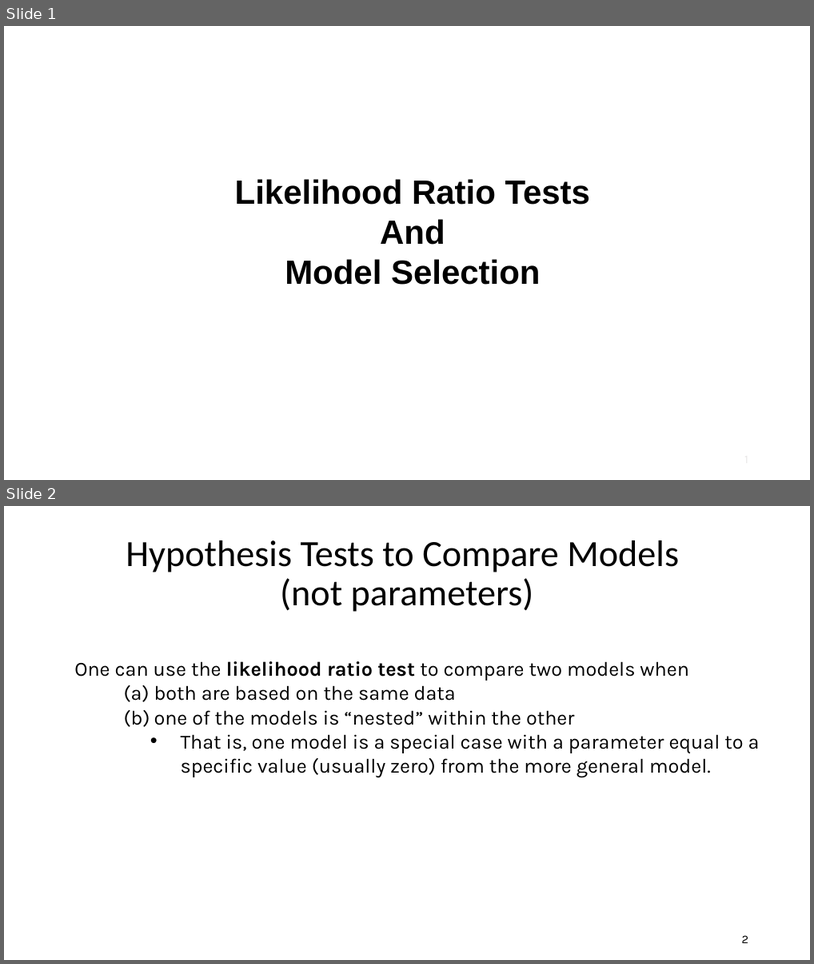
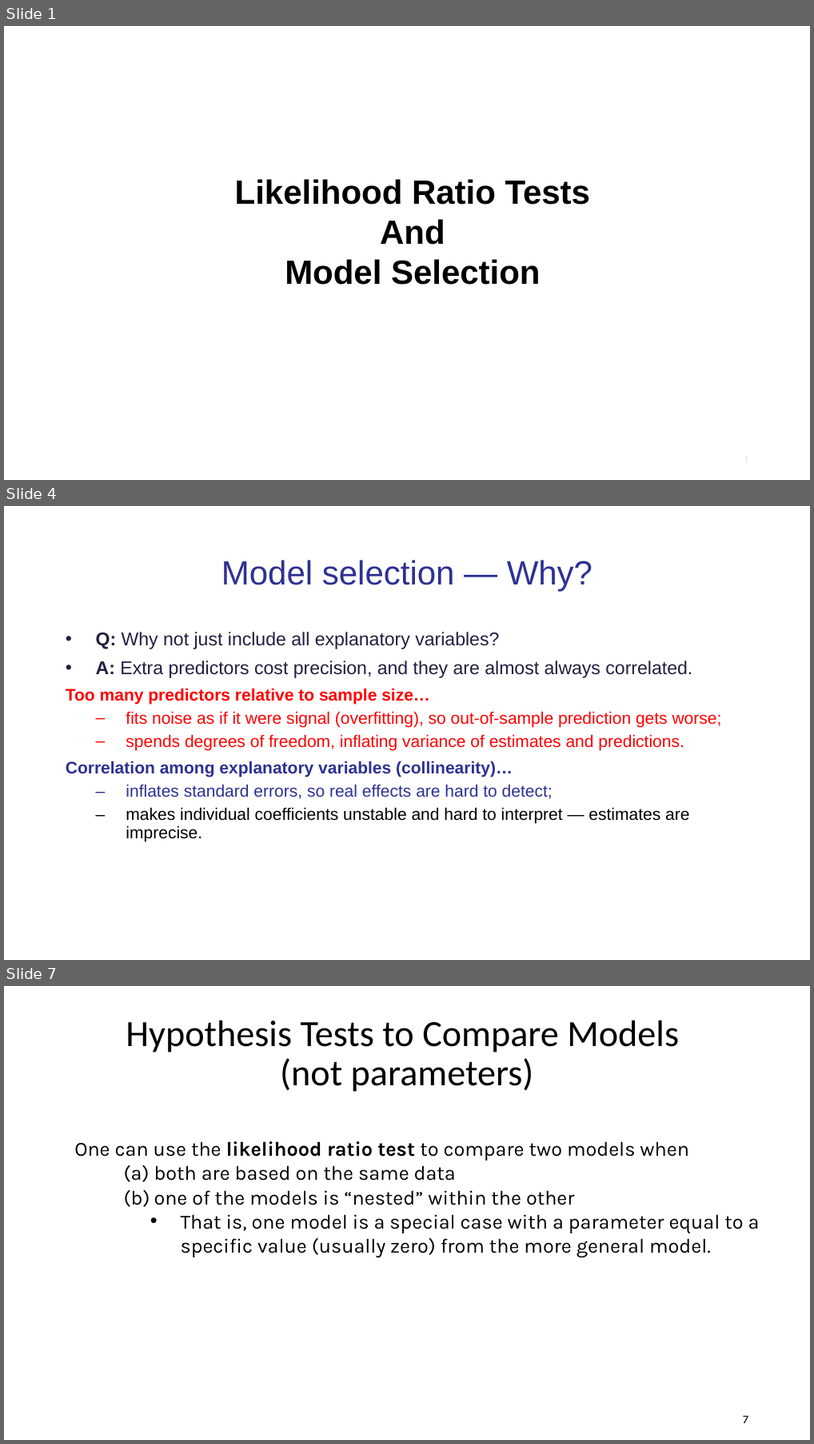
Before and after one commit to taaltree/FW536, a slide deck: Day3_MixedModels_ModelSelection/FW536_Day3_Afternoon_hypothesis test and model selection.pptx. Shown one above the other, each under a label of ours: slides 1 and 2 before the commit, slides 1, 4 and 7 after it; the slides between them are not shown. The pictures are 814x964 and 814x1444 pixels, drawn with LibreOffice and Linux fonts; fonts in the diff are those of the drawing. Boxes give left, top, right and bottom in pixels: in the first picture for what was removed or moved away, otherwise in the second. Text is boxed around its words. In the diff, an @@ line names an element or a change of style, - is before the commit and + after.

```diff
--- a/Day3_MixedModels_ModelSelection/FW536_Day3_Afternoon_hypothesis test and model selection.pptx
+++ b/Day3_MixedModels_ModelSelection/FW536_Day3_Afternoon_hypothesis test and model selection.pptx
@@ slide 4 added at <box>4,506,810,960</box>, background #FFFFFF @@
@@ title added at <box>222,560,593,592</box>, 40 pt, text #2E3192 @@
+Model selection — Why?
@@ text added at <box>66,632,722,842</box>, 20 pt, text #FF0000 @@
+• Q: Why not just include all explanatory variables?
+• A: Extra predictors cost precision, and they are almost always correlated.
+Too many predictors relative to sample size…
+– fits noise as if it were signal (overfitting), so out-of-sample prediction gets worse;
+– spends degrees of freedom, inflating variance of estimates and predictions.
+Correlation among explanatory variables (collinearity)…
+– inflates standard errors, so real effects are hard to detect;
+– makes individual coefficients unstable and hard to interpret — estimates are imprecise.
@@ what was slide 2 is now slide 7 @@
@@ page number at <box>743,1415,749,1423</box>: text changed @@
-2
+7
```
Also in this commit, not shown: 8 slides changed, 15 other slides added, 25 slides removed, 8 other files.
